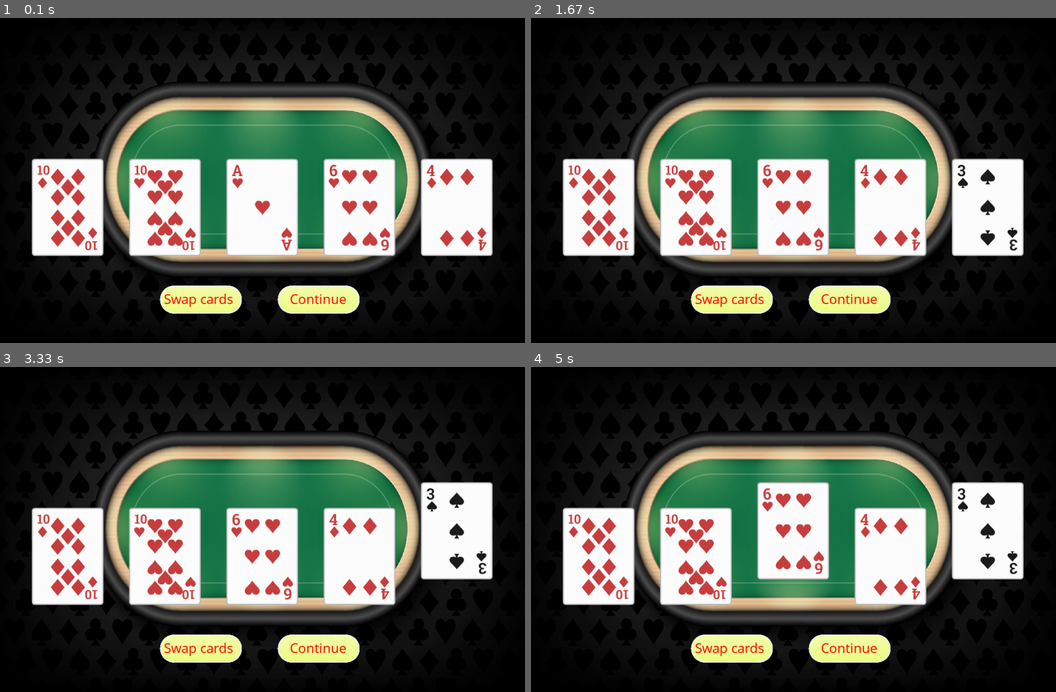
Above: before the commit, frames 1-4 (two rows, left to right).
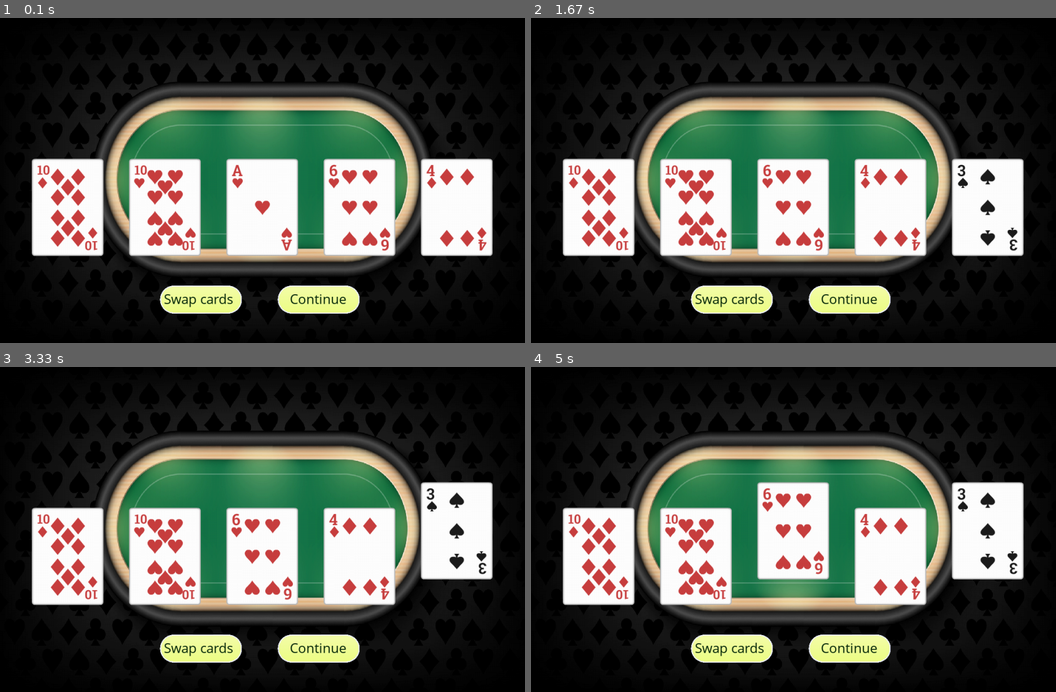
Above: after the commit, the same moments.

Repository: jungleistx/poker_game
Game: pygame game, started from main.py
Same seed, same stepped clock (60 frames per second), same inputs: the game is played once before the commit and once after it.
Inputs (mouse positions are in pixels of both pictures, inside the frame that each line leads up to):
- Up to frame 1 (0.1 s): no input
- Up to frame 2 (1.67 s): click (793, 180) at 0.38 s; tap S at 0.67 s; tap 1 at 1 s; click "Continue" at 1.38 s
- Up to frame 3 (3.33 s): click (63, 519) at 1.72 s; click (267, 565) at 2.05 s; click "Swap cards" at 2.88 s; tap 5 at 3.17 s
- Up to frame 4 (5 s): click (966, 519) at 3.55 s; click (993, 597) at 3.88 s; click (819, 513) at 4.72 s

The runs differ from the first frame. In frame 1, 0.3% of the frame differs, in the area x 31-66%, y 84-90%; in frame 2, 0.3%; in frame 3, 0.3%; in frame 4, 0.3%.

Commit message:
mod Button, change text_color

Diff:
--- a/classes/button.py
+++ b/classes/button.py
@@ -22,5 +22,5 @@
 		self.draw_text(window)
 
 	def draw_text(self, window):
-		text = game_font.render(self.text, True, (255, 0, 0))
+		text = game_font.render(self.text, True, (2, 36, 8))
 		window.blit(text, (self.text_x,self.text_y))
